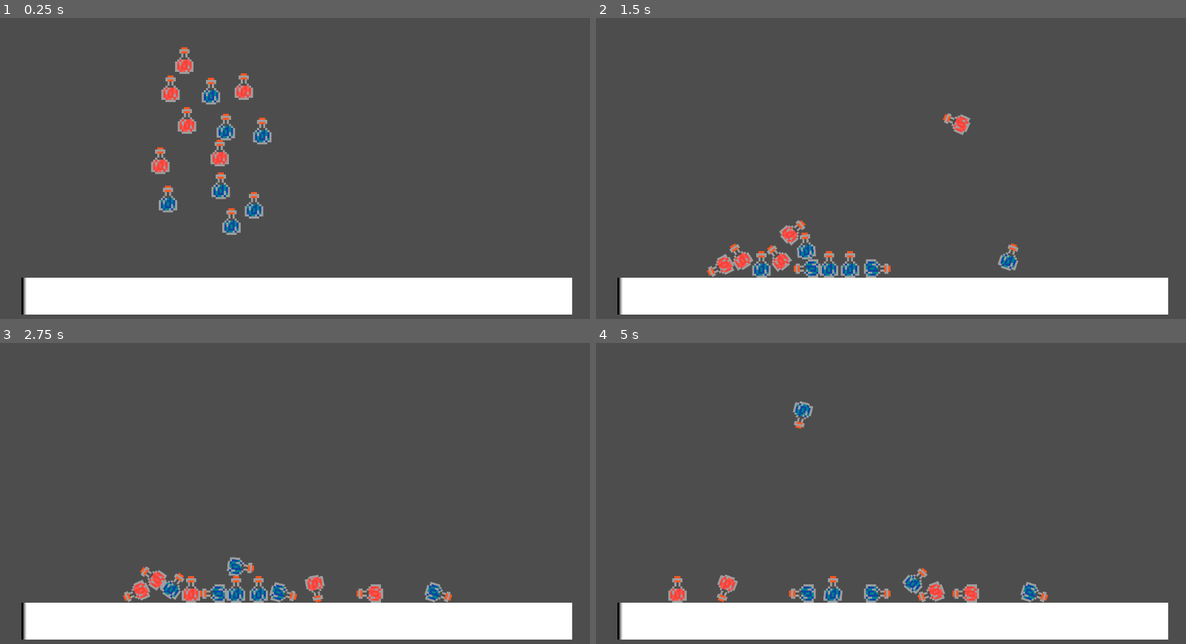
Above: before the commit, frames 1-4 (two rows, left to right).
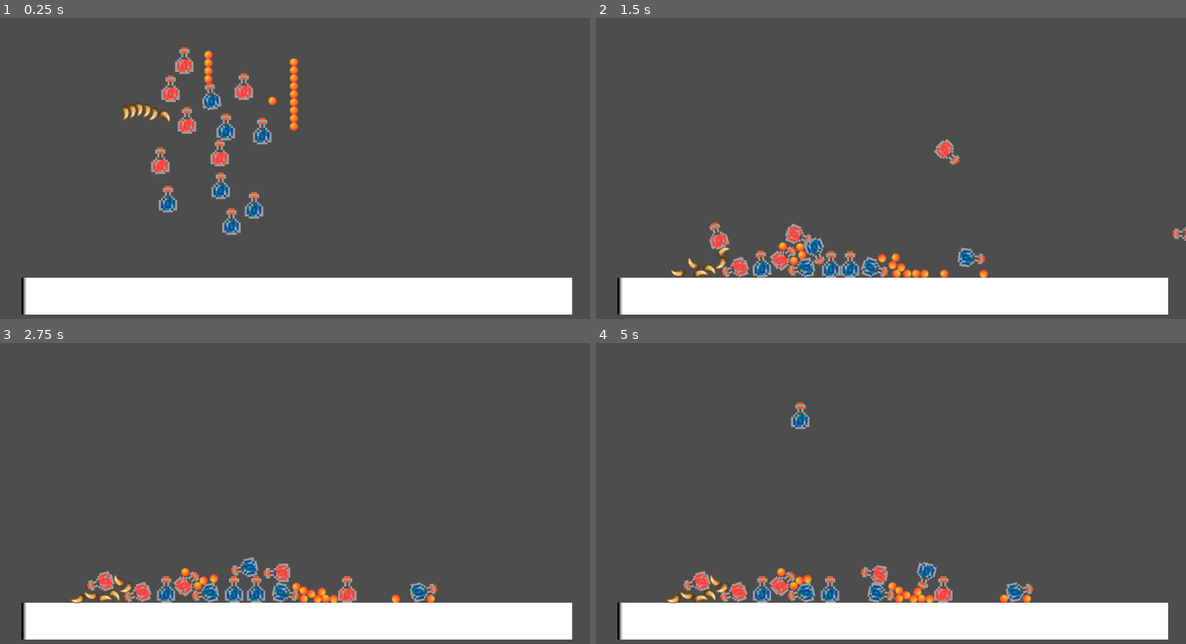
Above: after the commit, the same moments.

Repository: Mr-GEM-Bones/Cauldron-Game
Game: Godot game, scene res://Scenes/BackLab/back_lab.tscn
Same seed, same stepped clock (60 frames per second), same inputs: the game is played once before the commit and once after it. The project has no main scene, so this scene is started directly.
Inputs (mouse positions are in pixels of both pictures, inside the frame that each line leads up to):
- Up to frame 1 (0.25 s): no input
- Up to frame 2 (1.5 s): drag from (814, 207) to (950, 93) at 0.52 s; drag from (778, 237) to (861, 234) at 1.27 s
- Up to frame 3 (2.75 s): move the mouse to (129, 592) at 2.02 s; click (129, 592) at 2.17 s
- Up to frame 4 (5 s): drag from (784, 595) to (714, 442) at 2.77 s; drag from (832, 568) to (920, 493) at 3.52 s; drag from (855, 595) to (802, 409) at 4.27 s

The runs differ from the first frame. In frame 1, 0.9% of the frame differs, in the area x 20-51%, y 10-38%; in frame 2, 3.4%; in frame 3, 3.7%, in the area x 11-77%, y 71-87%; in frame 4, 3.7%.

Commit message:
Added Ingredients
Added Slime Teeth
Added Pearl of Zeus

Diff:
--- a/Scenes/BackLab/back_lab.tscn
+++ b/Scenes/BackLab/back_lab.tscn
@@ -1,7 +1,9 @@
-[gd_scene load_steps=6 format=3 uid="uid://dx4qvcu851jd1"]
+[gd_scene load_steps=8 format=3 uid="uid://dx4qvcu851jd1"]
 
 [ext_resource type="PackedScene" uid="uid://csy6ji4xjse" path="res://Scenes/Items/HealthPotion.tscn" id="1_nuxuu"]
 [ext_resource type="PackedScene" uid="uid://rx2k8x7kuakl" path="res://Scenes/Items/ManaPotion.tscn" id="2_sx7u1"]
+[ext_resource type="PackedScene" uid="uid://ciel6wm3uv1b0" path="res://Scenes/Items/SlimeTeeth.tscn" id="3_75eo7"]
+[ext_resource type="PackedScene" uid="uid://dvh6bqua7e4df" path="res://Scenes/Items/PearlofZeus.tscn" id="4_tlufy"]
 
 [sub_resource type="Gradient" id="Gradient_15e3r"]
 offsets = PackedFloat32Array(0, 0.00598802)
@@ -65,3 +67,57 @@
 
 [node name="ManaPotion7" parent="." instance=ExtResource("2_sx7u1")]
 position = Vector2(441, 217)
+
+[node name="SlimeTeeth" parent="." instance=ExtResource("3_75eo7")]
+
+[node name="SlimeTeeth2" parent="." instance=ExtResource("3_75eo7")]
+
+[node name="SlimeTeeth3" parent="." instance=ExtResource("3_75eo7")]
+
+[node name="SlimeTeeth4" parent="." instance=ExtResource("3_75eo7")]
+
+[node name="SlimeTeeth5" parent="." instance=ExtResource("3_75eo7")]
+
+[node name="SlimeTeeth6" parent="." instance=ExtResource("3_75eo7")]
+
+[node name="SlimeTeeth7" parent="." instance=ExtResource("4_tlufy")]
+position = Vector2(532, 166)
+
+[node name="PearlOfZeus" parent="." instance=ExtResource("4_tlufy")]
+position = Vector2(574, 153)
+
+[node name="PearlOfZeus2" parent="." instance=ExtResource("4_tlufy")]
+position = Vector2(574, 153)
+
+[node name="PearlOfZeus3" parent="." instance=ExtResource("4_tlufy")]
+position = Vector2(574, 153)
+
+[node name="PearlOfZeus4" parent="." instance=ExtResource("4_tlufy")]
+position = Vector2(574, 153)
+
+[node name="PearlOfZeus5" parent="." instance=ExtResource("4_tlufy")]
+position = Vector2(574, 153)
+
+[node name="PearlOfZeus6" parent="." instance=ExtResource("4_tlufy")]
+position = Vector2(574, 153)
+
+[node name="PearlOfZeus7" parent="." instance=ExtResource("4_tlufy")]
+position = Vector2(574, 153)
+
+[node name="PearlOfZeus8" parent="." instance=ExtResource("4_tlufy")]
+position = Vector2(574, 153)
+
+[node name="PearlOfZeus9" parent="." instance=ExtResource("4_tlufy")]
+position = Vector2(574, 153)
+
+[node name="PearlOfZeus10" parent="." instance=ExtResource("4_tlufy")]
+position = Vector2(407, 102)
+
+[node name="PearlOfZeus11" parent="." instance=ExtResource("4_tlufy")]
+position = Vector2(407, 102)
+
+[node name="PearlOfZeus12" parent="." instance=ExtResource("4_tlufy")]
+position = Vector2(407, 102)
+
+[node name="PearlOfZeus13" parent="." instance=ExtResource("4_tlufy")]
+position = Vector2(407, 102)
--- a/Scenes/Items/HealthPotion.tscn
+++ b/Scenes/Items/HealthPotion.tscn
@@ -25,7 +25,6 @@
 
 [node name="CollisionShape2D2" type="CollisionShape2D" parent="."]
 position = Vector2(0, -14)
-scale = Vector2(1, 1)
 shape = SubResource("RectangleShape2D_p5f1u")
 
 [node name="Sprite2D" type="Sprite2D" parent="."]
--- /dev/null
+++ b/Scenes/Items/Ingredient.gd
@@ -0,0 +1,11 @@
+extends "res://Scenes/Items/Item.gd"
+
+
+# Called when the node enters the scene tree for the first time.
+func _ready():
+	pass # Replace with function body.
+
+
+# Called every frame. 'delta' is the elapsed time since the previous frame.
+func _process(delta):
+	pass
--- /dev/null
+++ b/Scenes/Items/PearlofZeus.tscn
@@ -0,0 +1,20 @@
+[gd_scene load_steps=4 format=3 uid="uid://dvh6bqua7e4df"]
+
+[ext_resource type="Script" path="res://Scenes/Items/Ingredient.gd" id="1_05ea5"]
+[ext_resource type="Texture2D" uid="uid://5qry6oyd28d3" path="res://Assets/Sprites/ZeusTemp.png" id="2_2kkoe"]
+
+[sub_resource type="CircleShape2D" id="CircleShape2D_xyvtn"]
+radius = 8.0
+
+[node name="PearlOfZeus" type="RigidBody2D"]
+position = Vector2(280, 190)
+input_pickable = true
+script = ExtResource("1_05ea5")
+
+[node name="CollisionShape2D2" type="CollisionShape2D" parent="."]
+shape = SubResource("CircleShape2D_xyvtn")
+
+[node name="Sprite2D" type="Sprite2D" parent="."]
+texture = ExtResource("2_2kkoe")
+
+[connection signal="input_event" from="." to="." method="_on_input_event"]
--- /dev/null
+++ b/Scenes/Items/SlimeTeeth.tscn
@@ -0,0 +1,29 @@
+[gd_scene load_steps=5 format=3 uid="uid://ciel6wm3uv1b0"]
+
+[ext_resource type="Script" path="res://Scenes/Items/Ingredient.gd" id="1_hrubv"]
+[ext_resource type="Texture2D" uid="uid://bt7fteqbvt0uk" path="res://Assets/Sprites/Wolf_Teeth.png" id="2_8scke"]
+
+[sub_resource type="RectangleShape2D" id="RectangleShape2D_su10b"]
+size = Vector2(12, 23)
+
+[sub_resource type="CircleShape2D" id="CircleShape2D_xyvtn"]
+radius = 7.0
+
+[node name="SlimeTeeth" type="RigidBody2D"]
+position = Vector2(280, 190)
+input_pickable = true
+script = ExtResource("1_hrubv")
+
+[node name="CollisionShape2D" type="CollisionShape2D" parent="."]
+position = Vector2(2, 1.5)
+shape = SubResource("RectangleShape2D_su10b")
+
+[node name="CollisionShape2D2" type="CollisionShape2D" parent="."]
+position = Vector2(-2, -9)
+shape = SubResource("CircleShape2D_xyvtn")
+
+[node name="Sprite2D" type="Sprite2D" parent="."]
+scale = Vector2(0.1, 0.1)
+texture = ExtResource("2_8scke")
+
+[connection signal="input_event" from="." to="." method="_on_input_event"]
Binary file added: Assets/Sprites/Wolf_Teeth.png
Not shown, added: Assets/Sprites/Wolf_Teeth.png.import
Binary file added: Assets/Sprites/ZeusTemp.png
Not shown, added: Assets/Sprites/ZeusTemp.png.import
